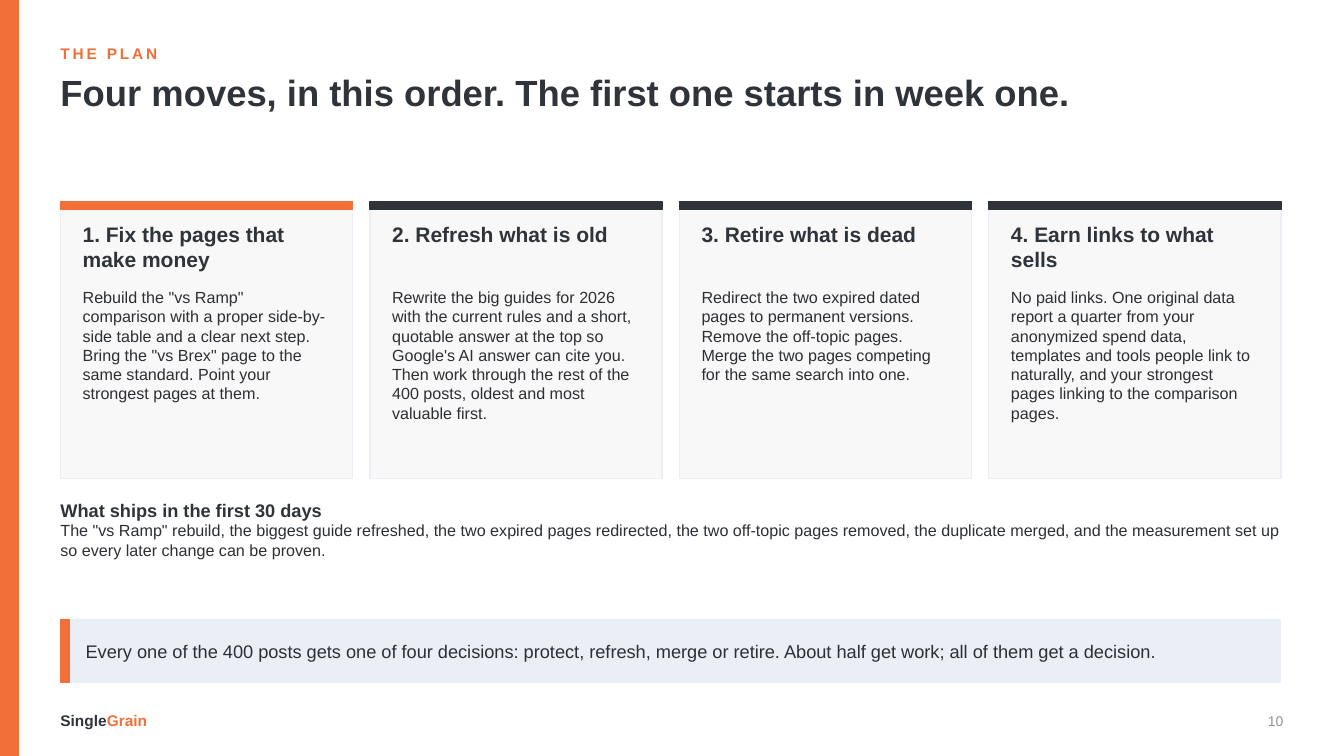
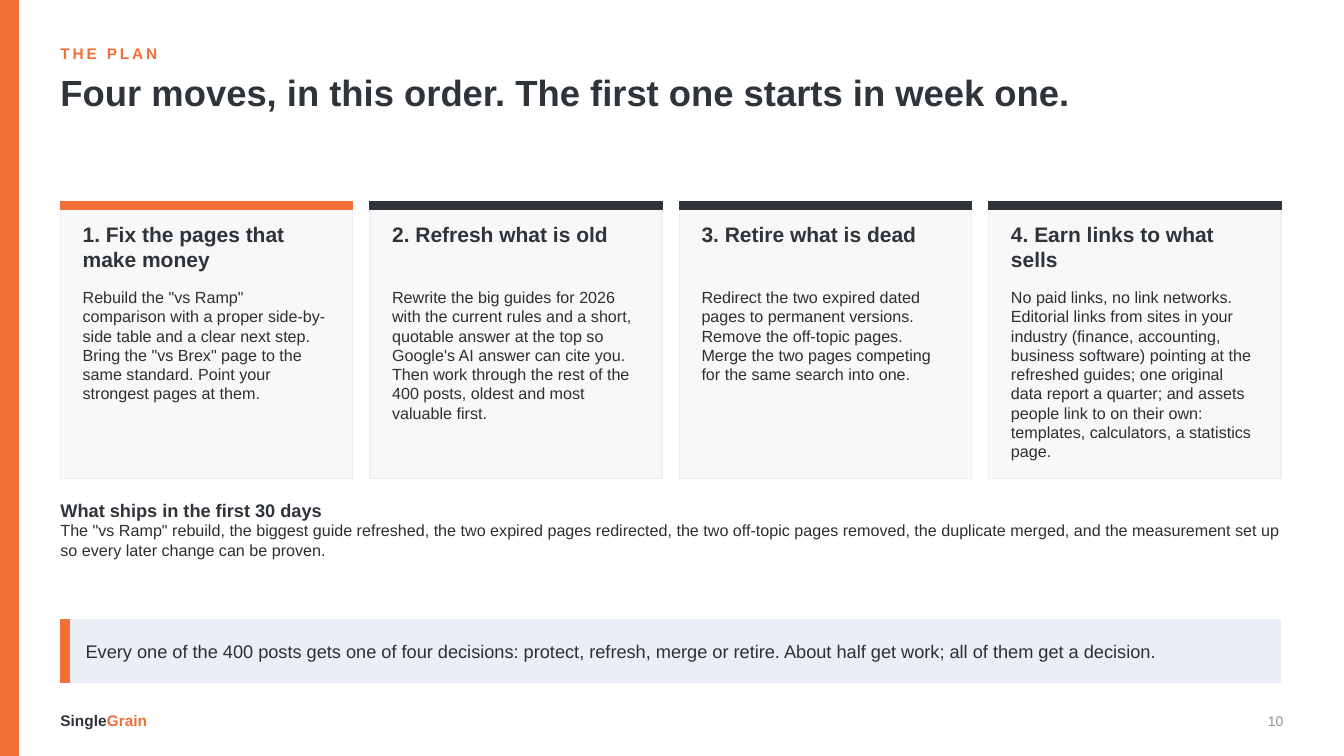
Before and after one commit to qasim156/seo-strategy-003-submission-qasim-khursheed, a slide deck: slide 10 of deck/SEO_recovery_plan_client_deck.pptx. Drawn at 1344x756 pixels with LibreOffice and Linux fonts; fonts in the diff are those of the drawing. Boxes give left, top, right and bottom in pixels: in the first picture for what was removed or moved away, otherwise in the second. Text is boxed around its words. In the diff, an @@ line names an element or a change of style, - is before the commit and + after.

```diff
--- a/deck/SEO_recovery_plan_client_deck.pptx
+++ b/deck/SEO_recovery_plan_client_deck.pptx
@@ text at <box>1011,291,1251,461</box>: text changed @@
-No paid links. One original data report a quarter from your anonymized spend data, templates and tools people link to naturally, and your strongest pages linking to the comparison pages.
+No paid links, no link networks. Editorial links from sites in your industry (finance, accounting, business software) pointing at the refreshed guides; one original data report a quarter; and assets people link to on their own: templates, calculators, a statistics page.
```
Also in this commit, not shown: 6 other files.
